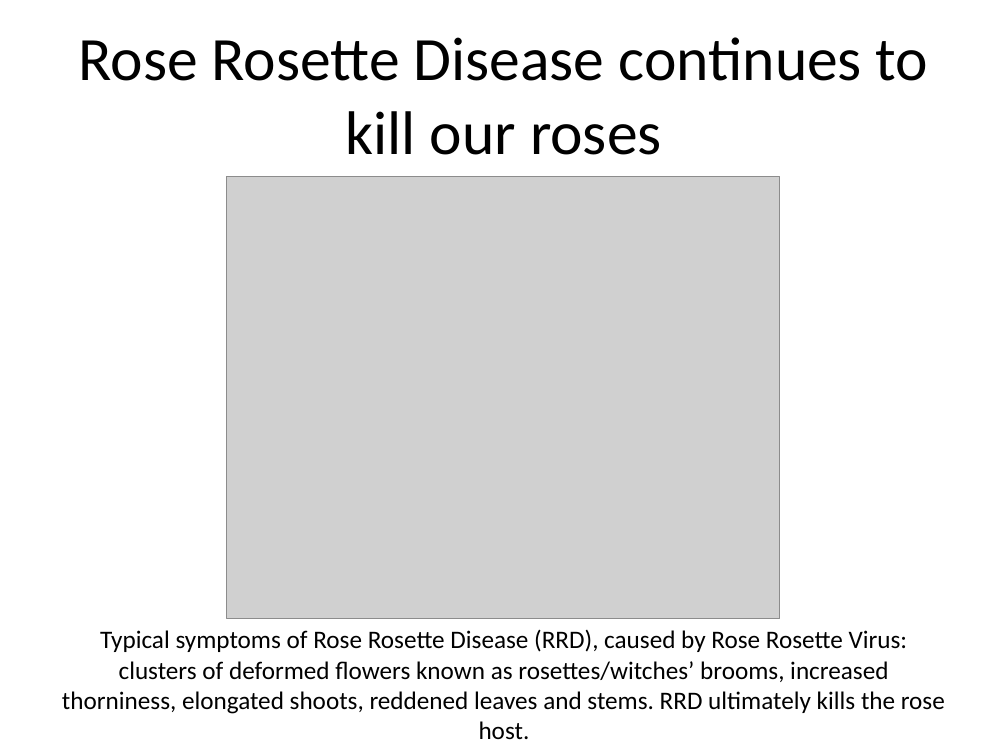
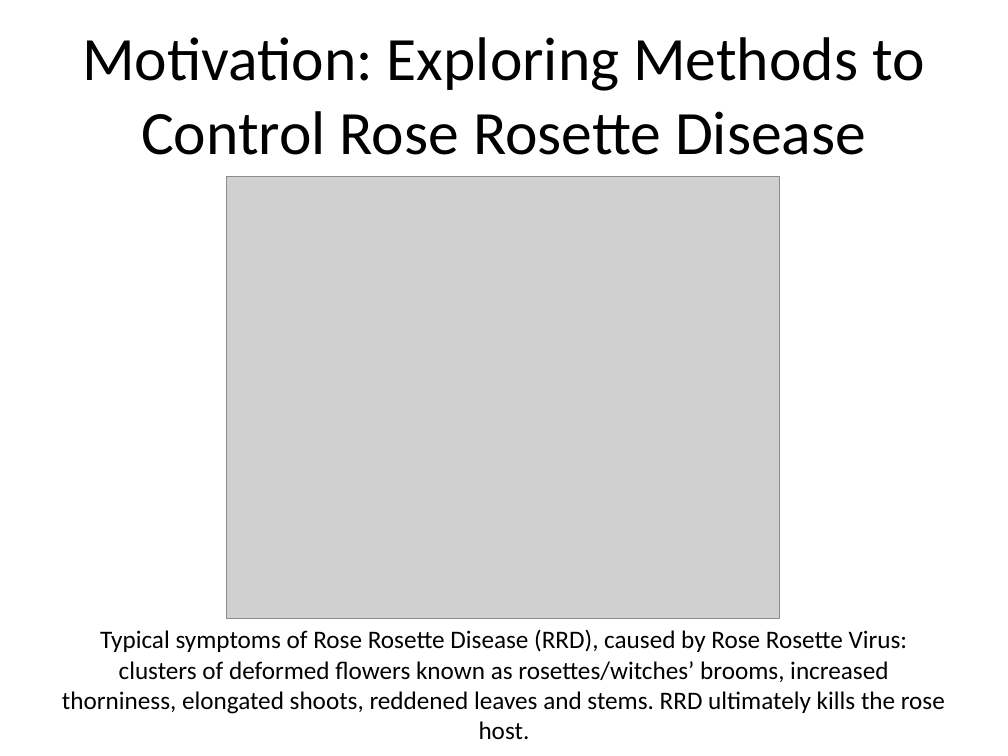
Before and after one commit to fiferworks/conference-presentations, a slide deck: slide 1 of asa-presentation-2021-denver.pptx (slide 2 before the commit). Drawn at 1008x756 pixels with LibreOffice and Linux fonts; fonts in the diff are those of the drawing; grey boxes stand for pictures. Boxes give left, top, right and bottom in pixels: in the first picture for what was removed or moved away, otherwise in the second. Text is boxed around its words. In the diff, an @@ line names an element or a change of style, - is before the commit and + after.

```diff
--- a/asa-presentation-2021-denver.pptx
+++ b/asa-presentation-2021-denver.pptx
@@ title at <box>82,37,924,155</box>: text changed @@
-Rose Rosette Disease continues to kill our roses
+Motivation: Exploring Methods to Control Rose Rosette Disease
```
Also in this commit, not shown: 1 other slide changed, 5 slides added, 3 slides removed.
